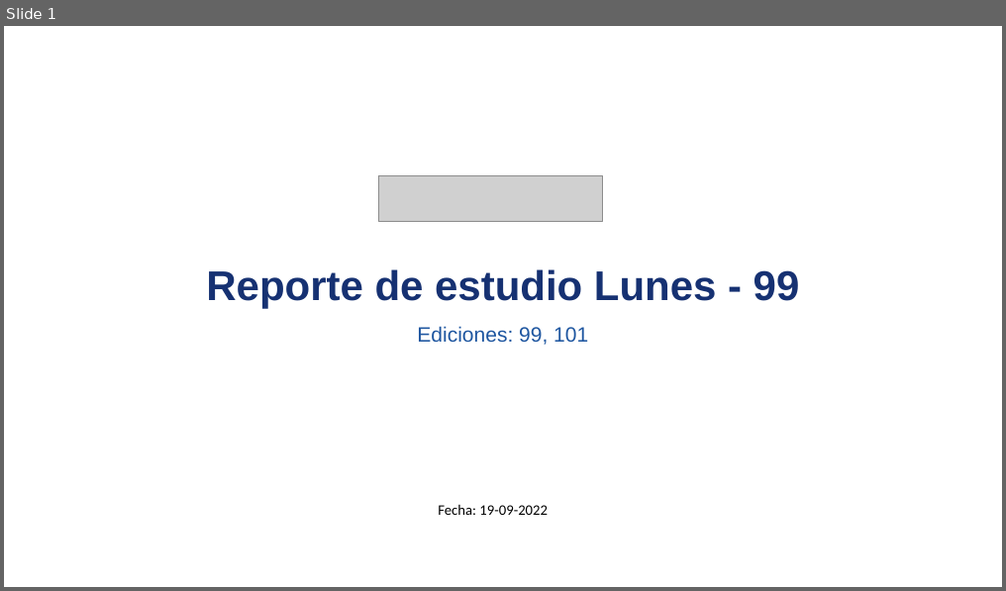
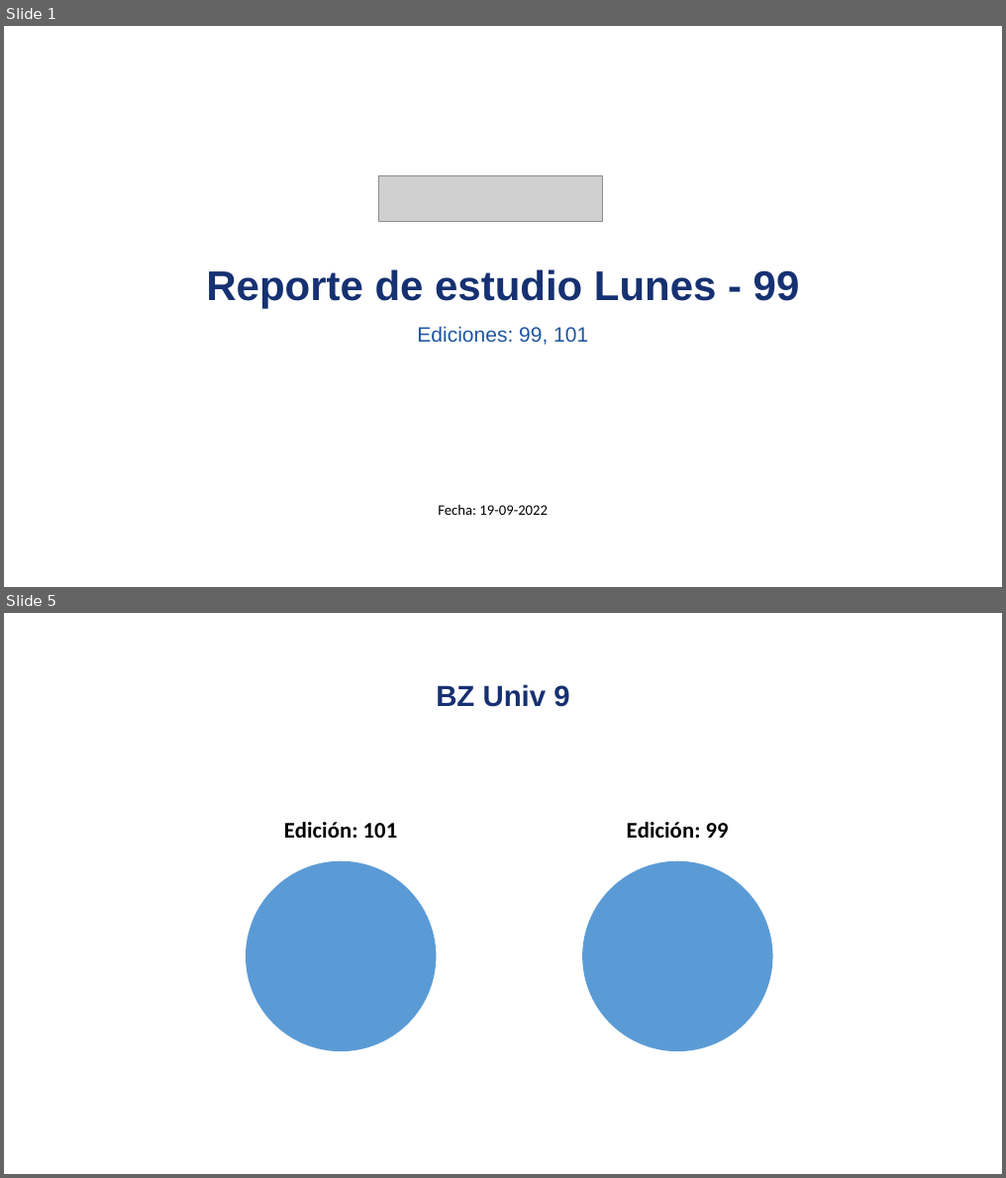
Before and after one commit to david-monroy/sistema-aid, a slide deck: sistemaaid/backend/ia/presentaciones/pruebapresentaciones.pptx. Shown one above the other, each under a label of ours: slide 1 before the commit, slides 1 and 5 after it; the slides between them are not shown. The pictures are 1006x591 and 1006x1178 pixels, drawn with LibreOffice and Linux fonts; fonts in the diff are those of the drawing; grey boxes stand for pictures. Boxes give left, top, right and bottom in pixels: in the first picture for what was removed or moved away, otherwise in the second. Text is boxed around its words. In the diff, an @@ line names an element or a change of style, - is before the commit and + after.

```diff
--- a/sistemaaid/backend/ia/presentaciones/pruebapresentaciones.pptx
+++ b/sistemaaid/backend/ia/presentaciones/pruebapresentaciones.pptx
@@ slide 5 added at [4, 613, 1002, 1174], background #FFFFFF @@
@@ title added at [436, 684, 569, 707], 28 pt, text #163172, bold @@
+BZ Univ 9
@@ pie chart added at [191, 800, 491, 1062] @@
+title "Edición: 101"
+categories: 1
+Edición: 101: 100
@@ pie chart added at [528, 800, 828, 1062] @@
+title "Edición: 99"
+categories: 1
+Edición: 99: 100
```
Also in this commit, not shown: 1 slide changed, 3 other slides added, 1 other file.
